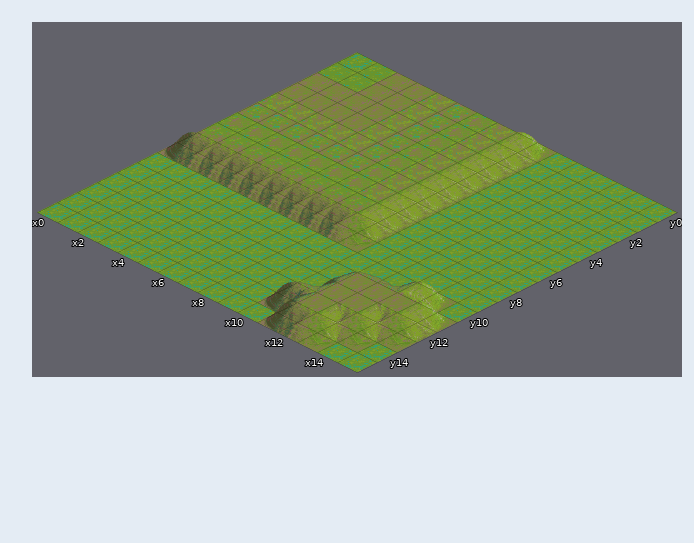
One commit to this Tiled map: maps/isometric_summer.tmx. Above, as it was before the edit.
Cells are 64x32 px. Isometric: x runs down to the right, y down to the left. Shown: x 0..15, y 0..15.
The same view after the edit:
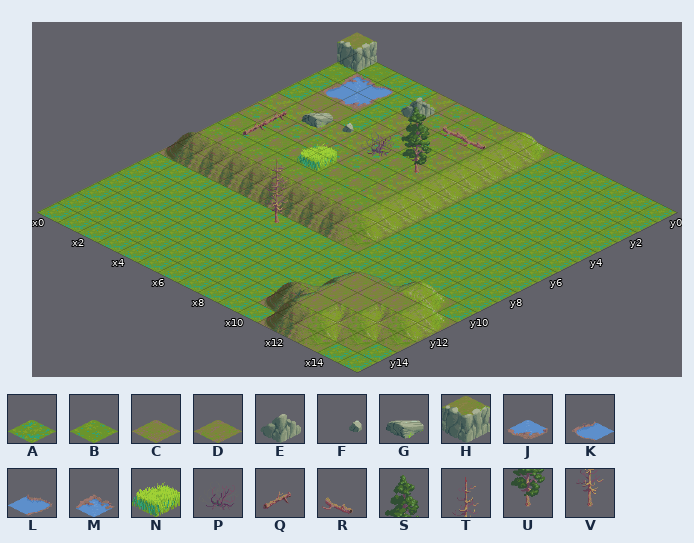
Key: from "Iso-64x64-outside": A 0, B 1, C 2, D 3, E 59, F 67, G 69, H 71, J 80, K 83, L 86, M 89, N 116, P 119, Q 124, R 125, S 142, T 143, U 152, V 153.
_ is an empty cell.
Difference:
Layer "background":
y 0: x 2 C -> A
y 1: x 2 C -> B
Layer "ground":
y 0: x 0 _ -> H; x 3 _ -> A
y 1: x 1..4 ____ -> MLAE; x 6..7 __ -> RR
y 2: x 0..3 ____ -> AKJA; x 5 _ -> S
y 3: x 0..3 ____ -> ADDA
y 4: x 2..3 __ -> GF; x 5 _ -> P; x 7 _ -> U
y 5: x 1 _ -> Q
y 6: x 1 _ -> Q; x 4 _ -> N
y 8: x 4 _ -> T
y 10: x 6 _ -> V
Changed places in both pictures, as pixel boxes (x1, y1, x2, y2):
changed: (242, 32, 486, 223)
